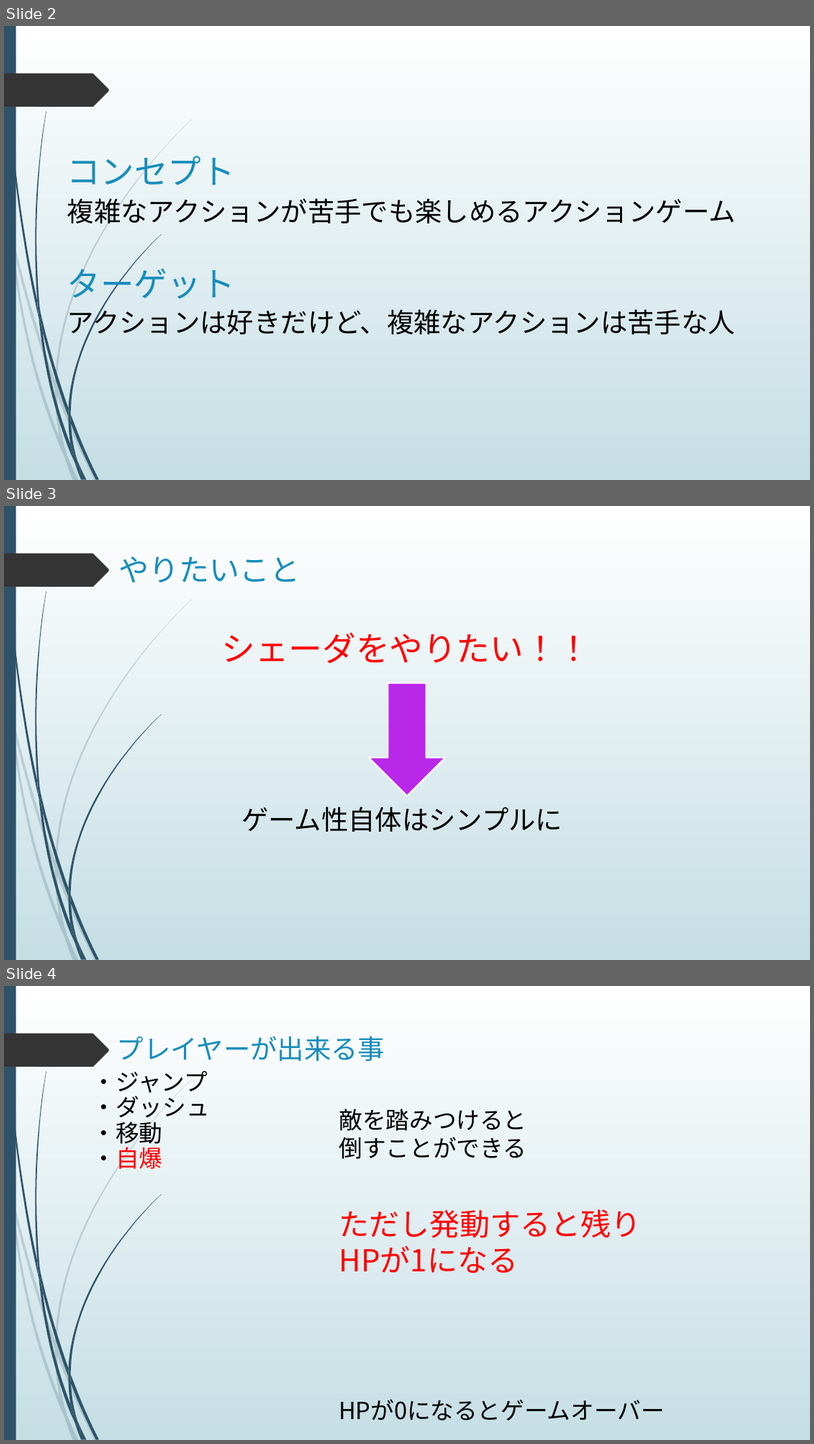
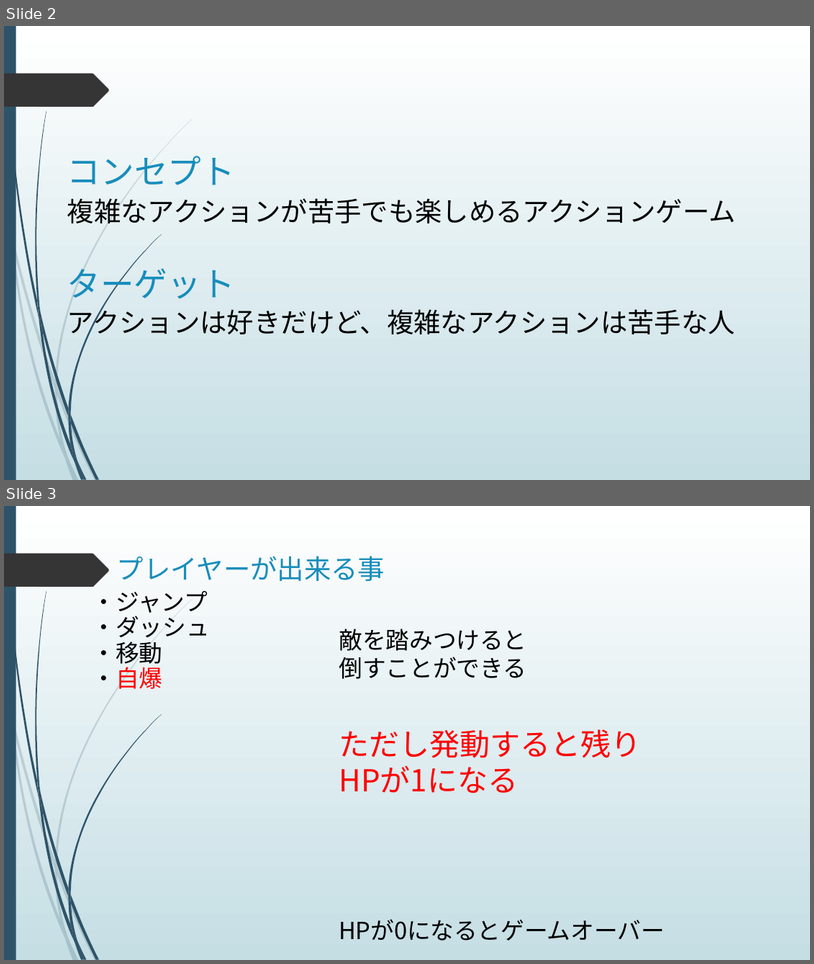
Before and after one commit to Jashinn617/MyGame, a slide deck: Jump/企画書.pptx. Shown one above the other, each under a label of ours: slides 2, 3 and 4 before the commit, slides 2 and 3 after it. The pictures are 814x1444 and 814x964 pixels, drawn with LibreOffice and Linux fonts; fonts in the diff are those of the drawing. Boxes give left, top, right and bottom in pixels: in the first picture for what was removed or moved away, otherwise in the second. Text is boxed around its words. In the diff, an @@ line names an element or a change of style, - is before the commit and + after.

```diff
--- a/Jump/企画書.pptx
+++ b/Jump/企画書.pptx
@@ slide 3 removed at [4,506,810,960], background gradient #FFFFFF to #C5DEE5; not listed: 24 template elements that a slide beside it also shows @@
@@ title removed at [118,556,300,582] @@
-やりたいこと
@@ text removed at [222,632,592,663] @@
-シェーダをやりたい！！
@@ right arrow removed at [369,682,445,795] @@
@@ text removed at [242,806,563,831] @@
-ゲーム性自体はシンプルに
@@ what was slide 4 is now slide 3 @@
```
Also in this commit, not shown: 1 other slide removed, 1 other file.
